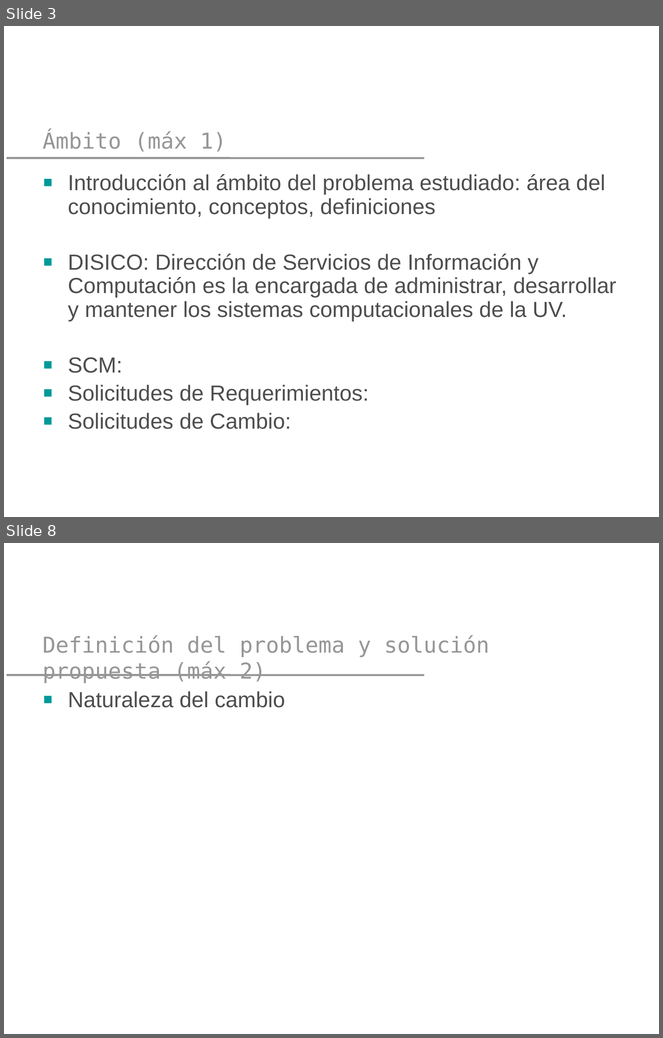
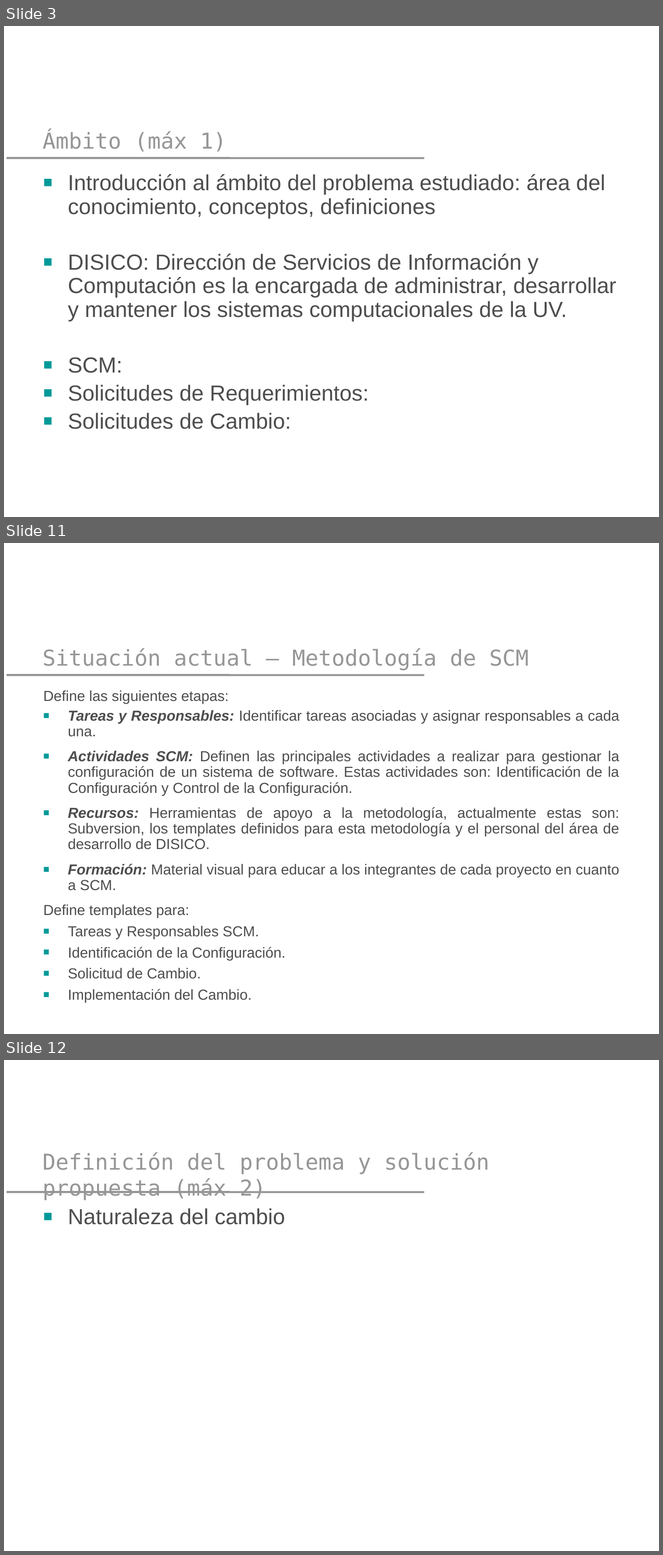
Before and after one commit to yano2h/TESIS, a slide deck: Presentaciones/Plantilla Pres 2_2012.pptx. Shown one above the other, each under a label of ours: slides 3 and 8 before the commit, slides 3, 11 and 12 after it; the slides between them are not shown. The pictures are 663x1038 and 663x1555 pixels, drawn with LibreOffice and Linux fonts; fonts in the diff are those of the drawing; background and template pictures are left out. Boxes give left, top, right and bottom in pixels: in the first picture for what was removed or moved away, otherwise in the second. Text is boxed around its words. In the diff, an @@ line names an element or a change of style, - is before the commit and + after.

```diff
--- a/Presentaciones/Plantilla Pres 2_2012.pptx
+++ b/Presentaciones/Plantilla Pres 2_2012.pptx
@@ slide 11 added at bbox=[4, 543, 659, 1034], background picture (left out); not listed: 1 template element that a slide beside it also shows @@
@@ title added at bbox=[42, 648, 529, 670], 24 pt, text #969696 @@
+Situación actual – Metodología de SCM
@@ text added at bbox=[44, 690, 620, 1003], 16 pt, text #4D4D4D @@
+Define las siguientes etapas:
+■ Tareas y Responsables: Identificar tareas asociadas y asignar responsables a cada una.
+■ Actividades SCM: Definen las principales actividades a realizar para gestionar la configuración de un sistema de software. Estas actividades son: Identificación de la Configuración y Control de la Configuración.
+■ Recursos: Herramientas de apoyo a la metodología, actualmente estas son: Subversion, los templates definidos para esta metodología y el personal del área de desarrollo de DISICO.
+■ Formación: Material visual para educar a los integrantes de cada proyecto en cuanto a SCM.
+Define templates para:
+■ Tareas y Responsables SCM.
+■ Identificación de la Configuración.
+■ Solicitud de Cambio.
+■ Implementación del Cambio.
@@ what was slide 8 is now slide 12 @@
```
Also in this commit, not shown: 12 slides changed, 7 other slides added, 4 slides removed.
